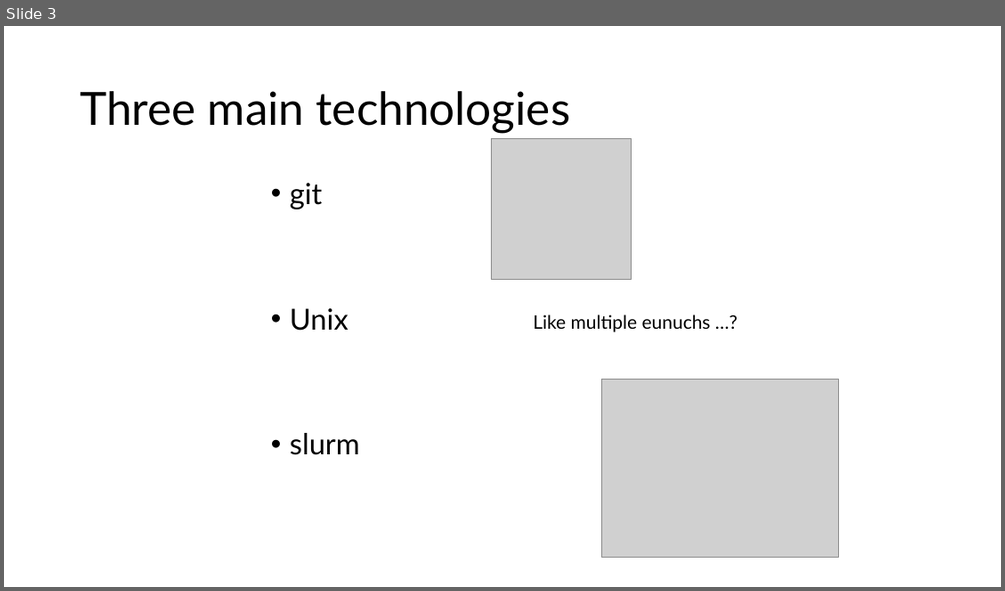
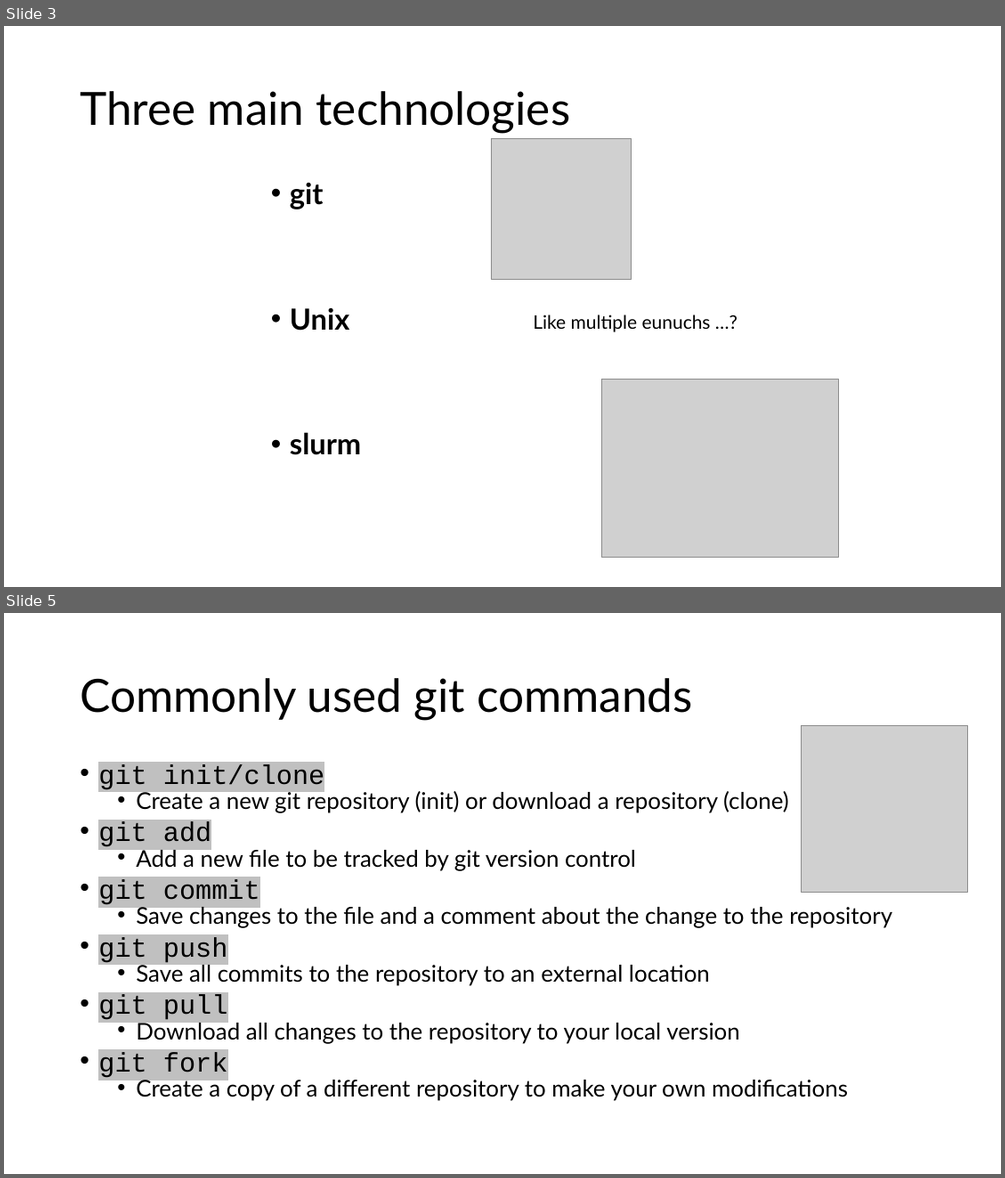
Before and after one commit to lawsonvt/rivanna_slurm_git_tutorial, a slide deck: tutorial_slides.pptx. Shown one above the other, each under a label of ours: slide 3 before the commit, slides 3 and 5 after it; the slides between them are not shown. The pictures are 1005x591 and 1005x1178 pixels, drawn with LibreOffice and Linux fonts; fonts in the diff are those of the drawing; grey boxes stand for pictures. Boxes give left, top, right and bottom in pixels: in the first picture for what was removed or moved away, otherwise in the second. Text is boxed around its words. In the diff, an @@ line names an element or a change of style, - is before the commit and + after.

```diff
--- a/tutorial_slides.pptx
+++ b/tutorial_slides.pptx
@@ slide 5 added at [4,613,1001,1174], background #FFFFFF @@
@@ title added at [80,678,693,720], 44 pt, text #000000 @@
+Commonly used git commands
@@ picture added at [802,725,968,892] @@
@@ text added at [98,764,892,1101], 22.2 pt, text #000000 @@
+• git init/clone
+  • Create a new git repository (init) or download a repository (clone)
+• git add
+  • Add a new file to be tracked by git version control
+• git commit
+  • Save changes to the file and a comment about the change to the repository
+• git push
+  • Save all commits to the repository to an external location
+• git pull
+  • Download all changes to the repository to your local version
+• git fork
+  • Create a copy of a different repository to make your own modifications
@@ slide 3 changed as well @@
@@ text "git" at [290,183,361,455]: bold on @@
```
Also in this commit, not shown: 2 other slides changed, 5 other slides added.
